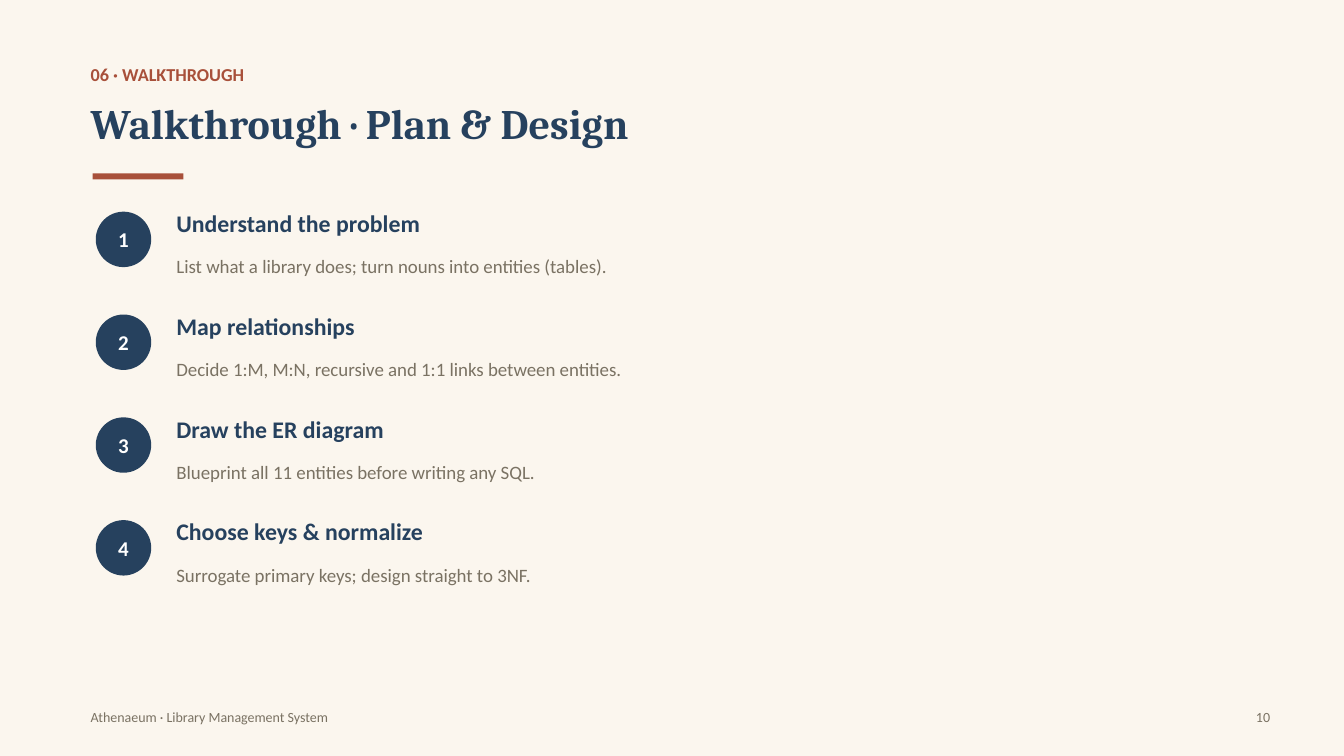
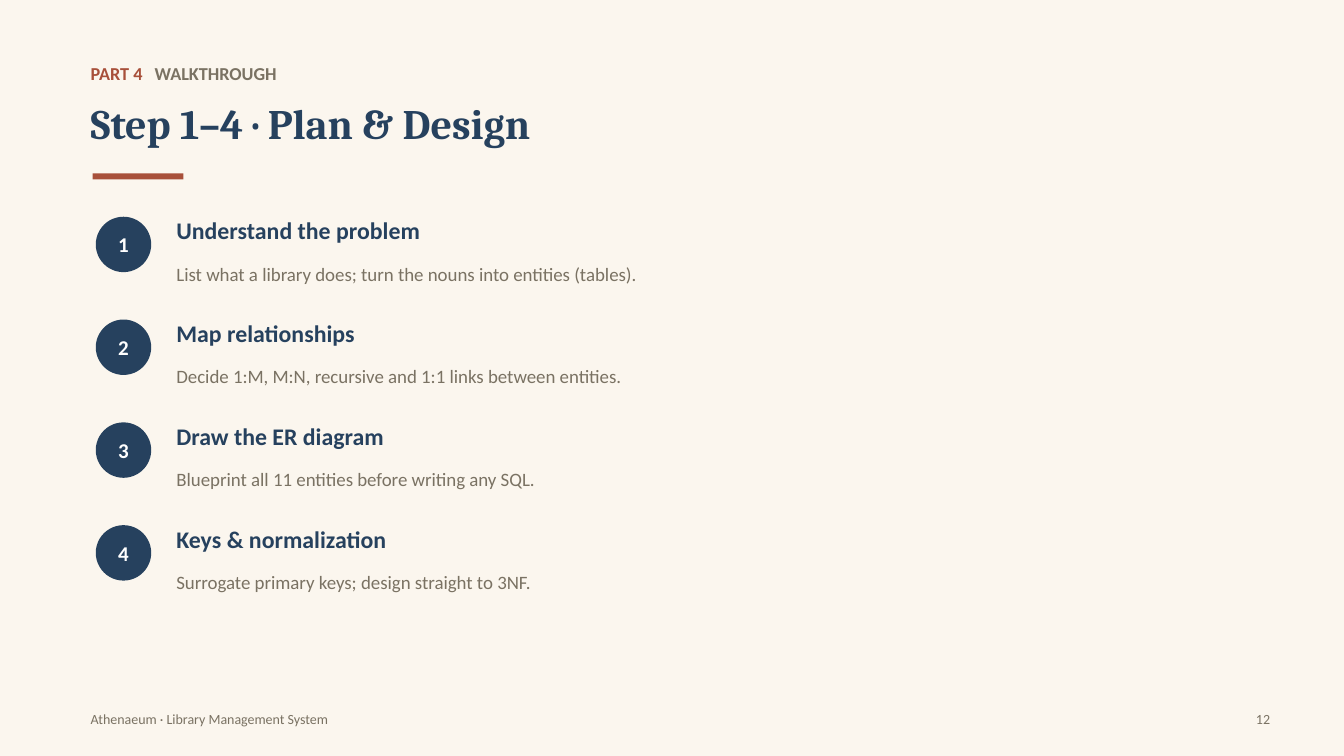
Before and after one commit to Roky777/DBMS_CAPSTONE, a slide deck: slide 12 of docs/Athenaeum_Presentation.pptx (slide 10 before the commit). Drawn at 1344x756 pixels with LibreOffice and Linux fonts; fonts in the diff are those of the drawing. Boxes give left, top, right and bottom in pixels: in the first picture for what was removed or moved away, otherwise in the second. Text is boxed around its words. In the diff, an @@ line names an element or a change of style, - is before the commit and + after.

Commit message:
Rebuild presentation: 4-part flow with live app screenshots

```diff
--- a/docs/Athenaeum_Presentation.pptx
+++ b/docs/Athenaeum_Presentation.pptx
@@ text at [91, 68, 277, 80]: text changed; text colour #A8503A to #7A7263 @@
-06 · WALKTHROUGH
+PART 4 WALKTHROUGH
@@ text at [91, 110, 531, 149]: text changed @@
-Walkthrough · Plan & Design
+Step 1–4 · Plan & Design
@@ text at [176, 267, 636, 284]: text changed @@
-List what a library does; turn nouns into entities (tables).
+List what a library does; turn the nouns into entities (tables).
@@ text at [176, 531, 386, 552]: text changed @@
-Choose keys & normalize
+Keys & normalization
@@ 6 texts, 4 ellipses: place and size @@
-6 texts, 4 ellipses at [96, 212, 621, 585]
+6 texts, 4 ellipses at [96, 217, 621, 592]
@@ text at [1256, 715, 1270, 724]: text changed @@
-10
+12
```
Also in this commit, not shown: 11 other slides changed, 4 slides added, 3 slides removed, 1 other file.
